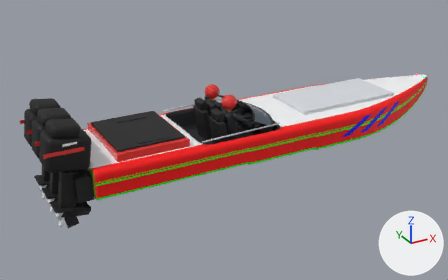
The glTF model Art/Models/Cigarette.glb, before and after one commit.
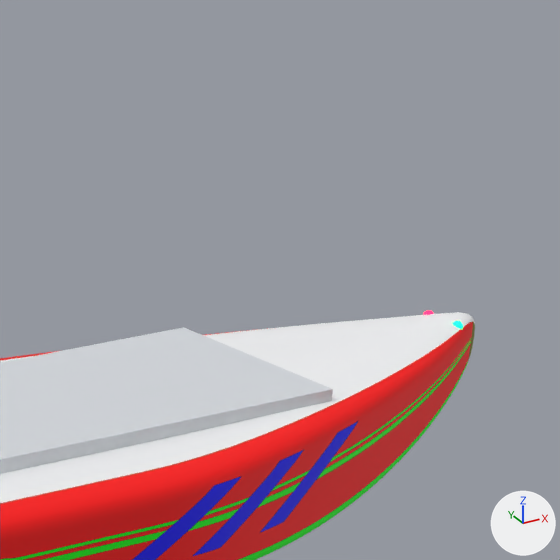
Each version is shown whole from a 50 mm camera at (-7.46, -11.04, 5.57) aimed at (-1.24, 0.26, -0.08), then close up on the part from 70% to 100% of the width and 0% to 48% of the height. The axes (+X, +Y, +Z) are drawn at lower right. The lights are the same throughout. The last two pictures show the newer version. Vertices at exactly the same position are counted once.

Objects in the first close-up: 'Cigarette'.
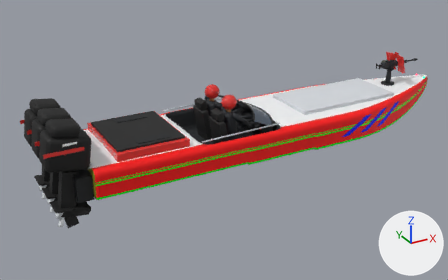
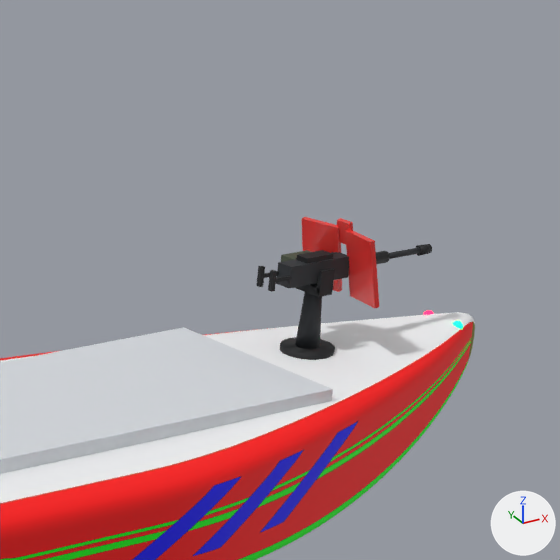
Edits to the bpy script that builds the scene:
```text
Change me_cigarette:
    remove me_cigarette.from_pydata(...)  # 21054 vertices, 41432 faces; spans x -5.49..4.69, y -1.12..1.12, z -0.76..1.42
    add me_cigarette.from_pydata(...)  # 21270 vertices, 41788 faces; spans x -5.49..4.69, y -1.12..1.12, z -0.76..1.42
    me_cigarette part 1: a new loose piece, a 14-sided cylinder along z spanning x 3.144..3.456, y -0.16..0.16, z 0.58..0.64, in mat_steel_17191c (black #17191c)
    me_cigarette part 2: a new loose piece, a box spanning x 3.25..3.35, y -0.1..0.1, z 0.975..1.025, in mat_steel_17191c (black #17191c)
    me_cigarette part 3: a new loose piece, a box spanning x 3.25..3.35, y -0.103..-0.078, z 0.99..1.13, in mat_steel_17191c (black #17191c)
    me_cigarette part 4: a new loose piece, a box spanning x 3.18..3.38, y -0.045..0.045, z 1.175..1.205, in mat_steel_17191c (black #17191c)
    me_cigarette part 5: a new loose piece, a 10-sided cylinder along x spanning x 3.51..3.85, y -0.036..0.036, z 1.076..1.144, in mat_steel_17191c (black #17191c)
    me_cigarette part 6: a new loose piece, an 8-sided cut cone along x (radius 0.034 at the low end, 0.03 at the high end) spanning x 4.12..4.2, y -0.034..0.034, z 1.076..1.144, in mat_steel_17191c (black #17191c)
    me_cigarette part 7: a new loose piece, a box spanning x 2.92..3.06, y -0.06..-0.04, z 1.1..1.12, in mat_steel_17191c (black #17191c)
    me_cigarette part 8: a new loose piece, a 12-sided cut cone along z (radius 0.08 at the low end, 0.05 at the high end) spanning x 3.22..3.38, y -0.08..0.08, z 0.63..0.99, in mat_steel_2a2d31 (dark grey #2a2d31)
    me_cigarette part 9: a new loose piece, a box spanning x 3.05..3.51, y -0.05..0.05, z 1.05..1.17, in mat_steel_2a2d31 (dark grey #2a2d31)
    me_cigarette part 10: a new loose piece, an 8-sided cylinder along x spanning x 3.76..4.16, y -0.02..0.02, z 1.09..1.13, in mat_steel_2a2d31 (dark grey #2a2d31)
    me_cigarette part 11: a new loose piece, a box spanning x 3.22..3.42, y 0.09..0.22, z 0.99..1.16, in mat_box_4a5240 (greyish green #4a5240)
    me_cigarette part 12: a new loose piece, a box spanning x 2.908..2.933, y 0.035..0.065, z 1.05..1.17, in mat_rubber_151719 (black #151719)
    me_cigarette part 13: a new loose piece, a box spanning x 2.908..2.933, y -0.065..-0.035, z 1.05..1.17, in mat_rubber_151719 (black #151719)
    me_cigarette part 14
    24 vertices are added at x 3.42..3.58, y -0.31..0.31, z 0.92..1.38
    36 new faces join them, mat_paint_e53935 (red #e53935)
    other edits to the shape of me_cigarette do not show in these pictures
    add me_cigarette.materials.append(mat_steel_17191c)  # black #17191c
    add me_cigarette.materials.append(mat_steel_2a2d31)  # dark grey #2a2d31
    add me_cigarette.materials.append(mat_box_4a5240)  # greyish green #4a5240
    add me_cigarette.materials.append(mat_chrome_c9a227)  # yellow #c9a227
    add me_cigarette.materials.append(mat_rubber_151719)  # black #151719
```

Boxes (x1, y1, x2, y2) around the edits, measured in the close-ups (560 x 560 px):
'Cigarette', reshaped
    before: (0, 310, 475, 560)
    after: (0, 217, 475, 560)
part 1 of me_cigarette, added (black)
    after: (280, 337, 335, 360)
part 2 of me_cigarette, added
    after: (296, 283, 332, 297)
part 3 of me_cigarette, added
    after: (317, 268, 335, 295)
part 4 of me_cigarette, added
    after: (296, 250, 333, 263)
part 5 of me_cigarette, added
    after: (376, 251, 390, 264)
part 6 of me_cigarette, added
    after: (416, 244, 432, 256)
part 7 of me_cigarette, added
    after: (276, 275, 292, 282)
part 8 of me_cigarette, added
    after: (295, 292, 322, 349)
part 9 of me_cigarette, added
    after: (276, 252, 349, 288)
part 10 of me_cigarette, added
    after: (389, 247, 421, 259)
part 11 of me_cigarette, added
    after: (281, 250, 310, 288)
part 12 of me_cigarette, added
    after: (256, 266, 265, 287)
part 13 of me_cigarette, added
    after: (268, 270, 277, 292)
part 14 of me_cigarette, added (red)
    after: (302, 217, 379, 308)
